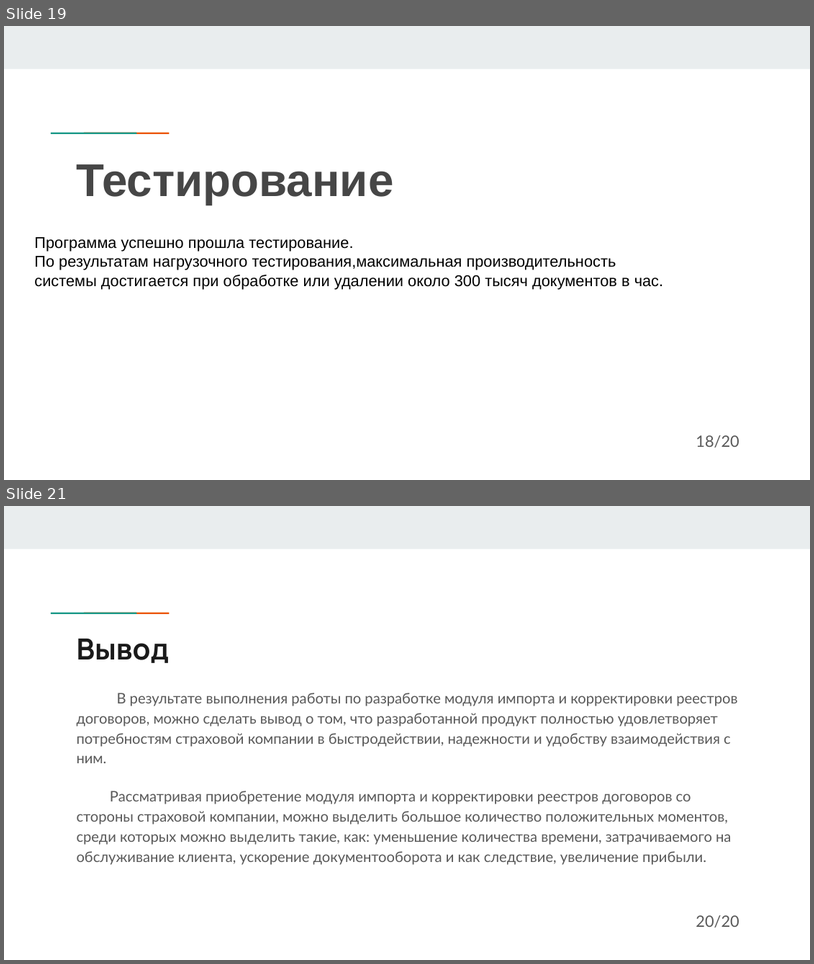
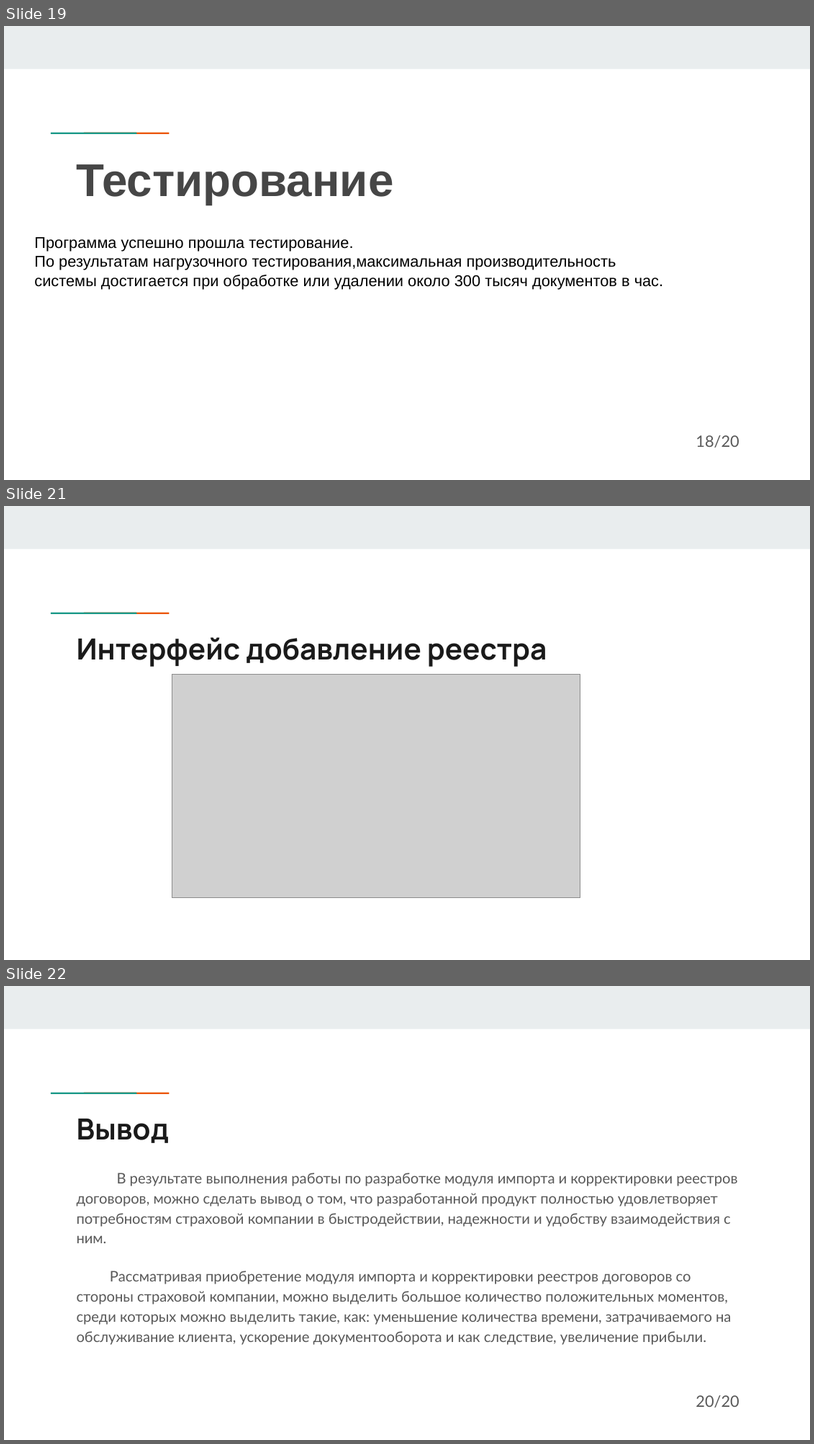
Before and after one commit to DaNkOMeN/MyDiplom, a slide deck: Последняя версия презентации.pptx. Shown one above the other, each under a label of ours: slides 19 and 21 before the commit, slides 19, 21 and 22 after it; the slides between them are not shown. The pictures are 814x964 and 814x1444 pixels, drawn with LibreOffice and Linux fonts; fonts in the diff are those of the drawing; grey boxes stand for pictures. Boxes give left, top, right and bottom in pixels: in the first picture for what was removed or moved away, otherwise in the second. Text is boxed around its words. In the diff, an @@ line names an element or a change of style, - is before the commit and + after.

```diff
--- a/Последняя версия презентации.pptx
+++ b/Последняя версия презентации.pptx
@@ slide 21 added at bbox=[4, 506, 810, 960], background #FFFFFF; not listed: 3 template elements that a slide beside it also shows @@
@@ title added at bbox=[77, 637, 547, 667], 26 pt, text #1A1A1A, bold @@
+Интерфейс добавление реестра
@@ picture added at bbox=[172, 674, 580, 897] @@
@@ what was slide 21 is now slide 22 @@
```
Also in this commit, not shown: 5 slides changed, 1 other file.
